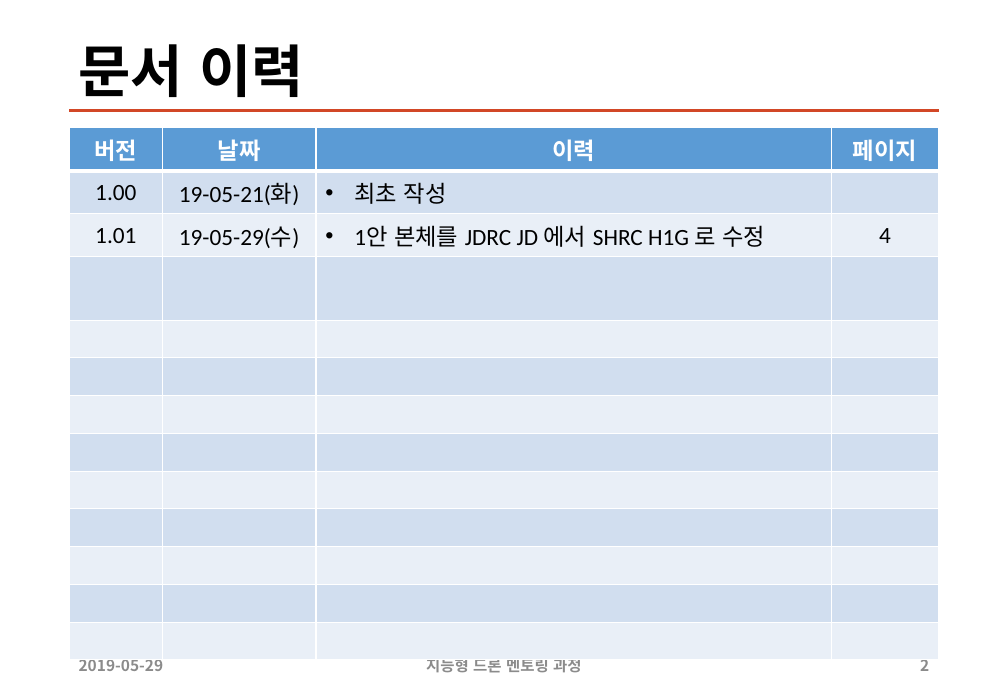
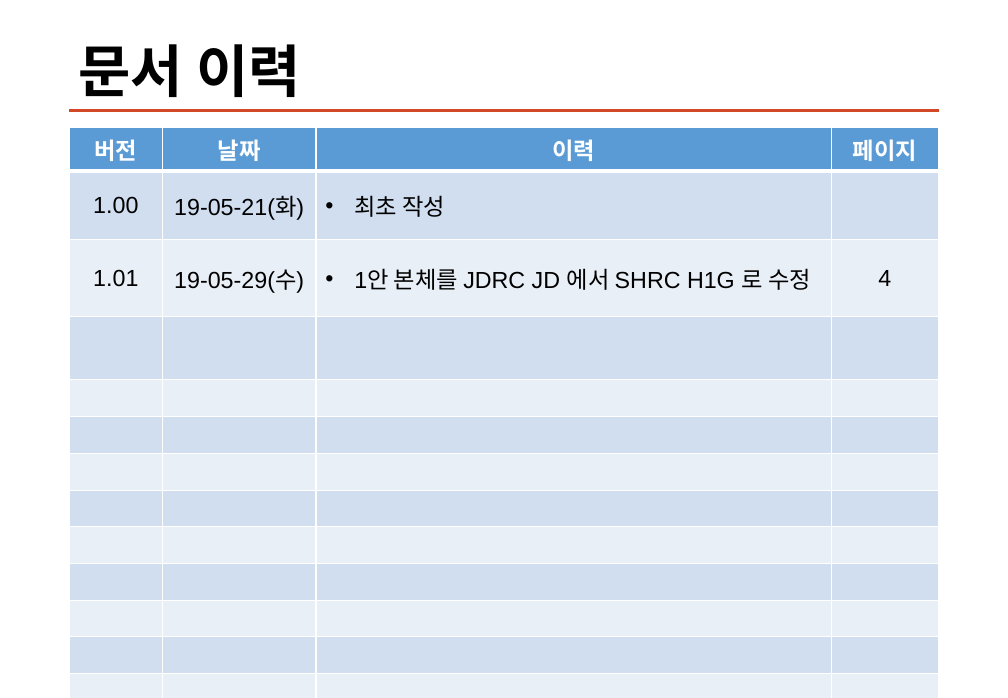
Before and after one commit to sunabove/autopilot_doc, a slide deck: slide 2 of 120 구매/107 지능형 드론 멘토링 HW 구매 목록 19년 5월 V1.1.pptx. Drawn at 1008x698 pixels with LibreOffice and Linux fonts; fonts in the diff are those of the drawing. Boxes give left, top, right and bottom in pixels: in the first picture for what was removed or moved away, otherwise in the second. Text is boxed around its words. In the diff, an @@ line names an element or a change of style, - is before the commit and + after.

```diff
--- a/120 구매/107 지능형 드론 멘토링 HW 구매 목록 19년 5월 V1.1.pptx
+++ b/120 구매/107 지능형 드론 멘토링 HW 구매 목록 19년 5월 V1.1.pptx
@@ table at (69, 128, 938, 433) @@
@@ fill #D2DEEF to #D0DEEF in 24 cells @@
@@ fill #EAEFF7 to #E9EFF7 in 24 cells @@
@@ font Calibri to Arial @@
@@ text removed at (79, 660, 164, 671) @@
-2019-05-29
@@ text removed at (426, 660, 581, 673) @@
-지능형 드론 멘토링 과정
@@ page number removed at (920, 660, 929, 671) @@
-2
```
Also in this commit, not shown: 9 other slides changed, 7 other files.
